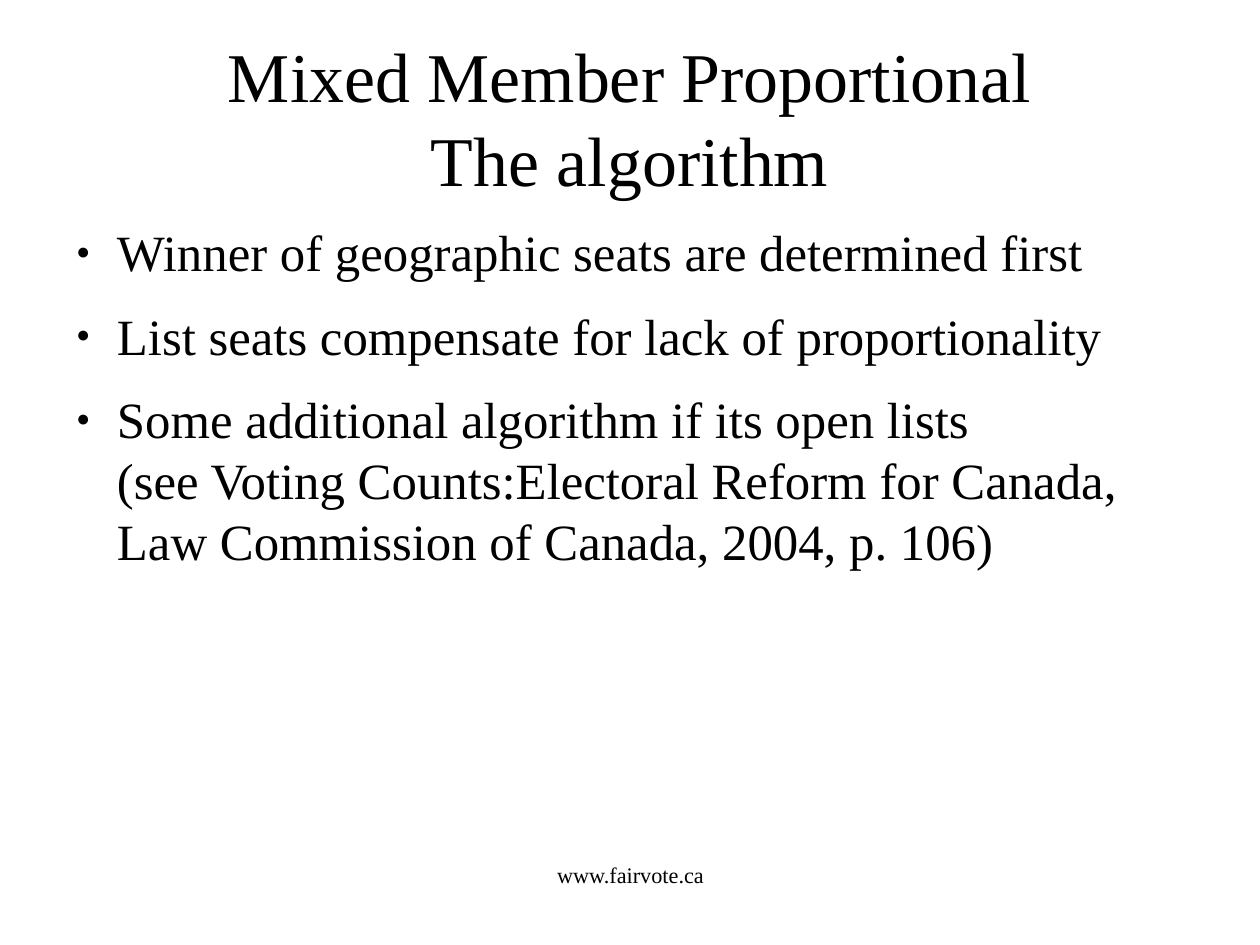
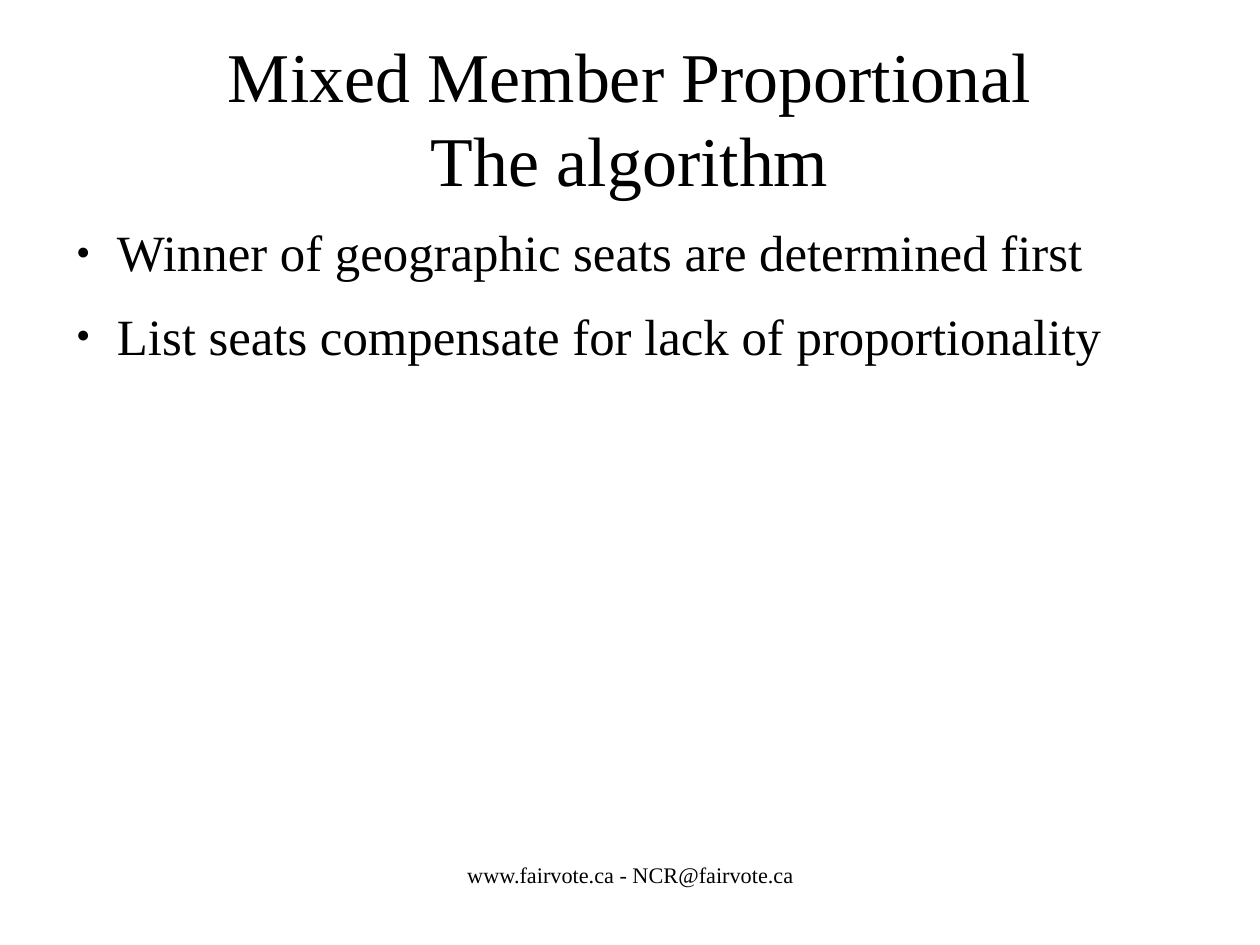
Before and after one commit to cyclingzealot/fvc_presentation, a slide deck: slide 21 of votingSystems.odp (slide 17 before the commit). Drawn at 1260x945 pixels with LibreOffice and Linux fonts; fonts in the diff are those of the drawing. Boxes give left, top, right and bottom in pixels: in the first picture for what was removed or moved away, otherwise in the second. Text is boxed around its words. In the diff, an @@ line names an element or a change of style, - is before the commit and + after.

```diff
--- a/votingSystems.odp
+++ b/votingSystems.odp
@@ text at (x1=117, y1=402, x2=1116, y2=571): paragraph removed @@
-● Some additional algorithm if its open lists
-  (see Voting Counts:Electoral Reform for Canada, Law Commission of Canada, 2004, p. 106)
@@ text at (x1=467, y1=867, x2=793, y2=888): text changed @@
-www.fairvote.ca
+www.fairvote.ca - NCR@fairvote.ca
```
Also in this commit, not shown: 56 other slides changed, 9 slides added, 8 other files.
